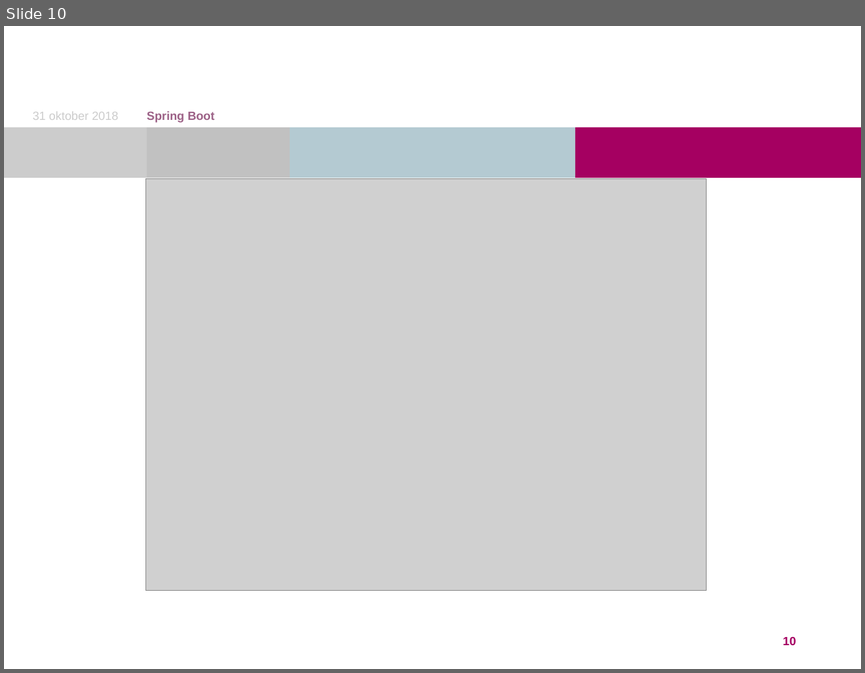
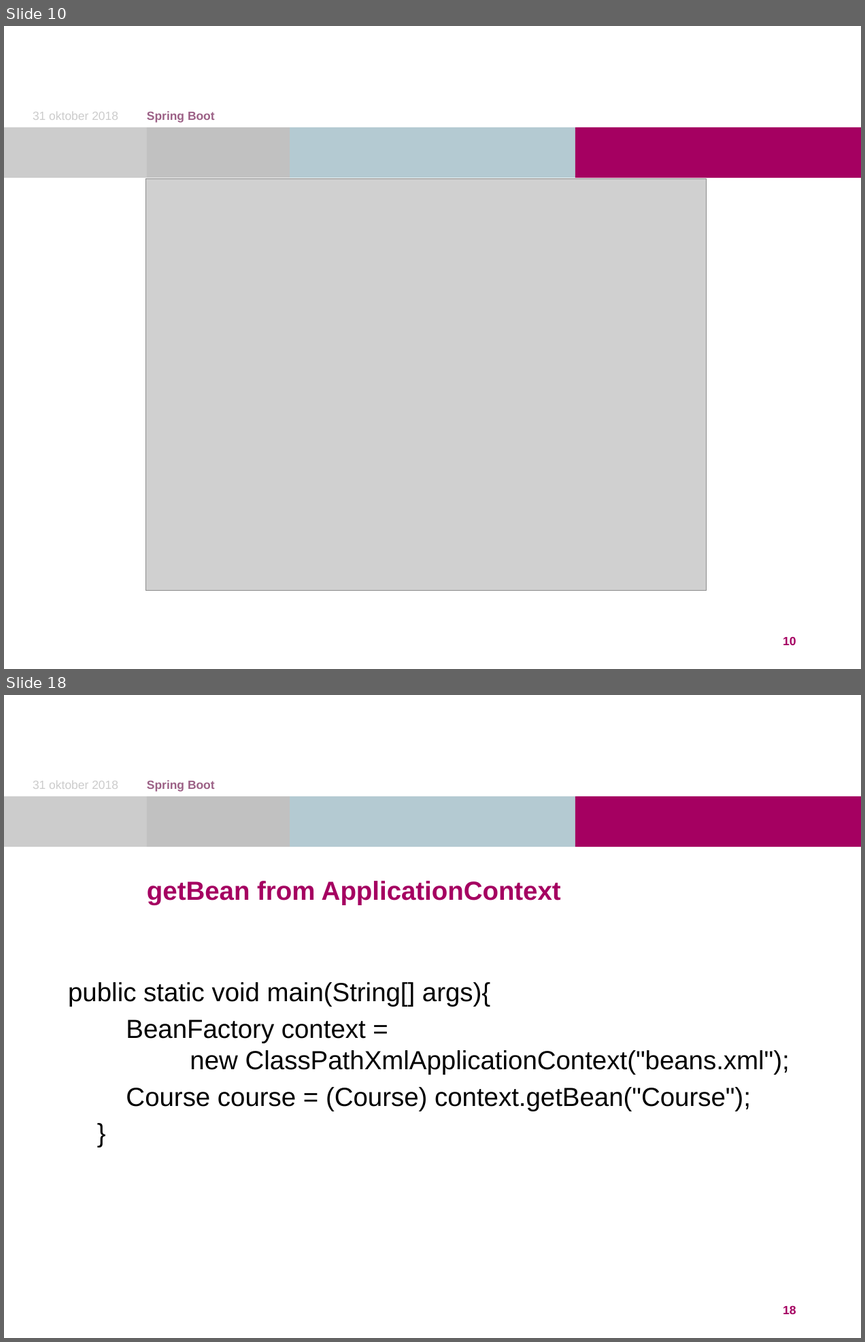
Before and after one commit to DutchDave/springboot-workshop, a slide deck: Spring Boot.pptx. Shown one above the other, each under a label of ours: slide 10 before the commit, slides 10 and 18 after it; the slides between them are not shown. The pictures are 865x673 and 865x1342 pixels, drawn with LibreOffice and Linux fonts; fonts in the diff are those of the drawing; grey boxes stand for pictures; background and template pictures are left out. Boxes give left, top, right and bottom in pixels: in the first picture for what was removed or moved away, otherwise in the second. Text is boxed around its words. In the diff, an @@ line names an element or a change of style, - is before the commit and + after.

```diff
--- a/Spring Boot.pptx
+++ b/Spring Boot.pptx
@@ slide 18 added at box(4, 695, 861, 1338), background #FFFFFF; not listed: 4 template elements that a slide beside it also shows @@
@@ text added at box(33, 781, 118, 789), 10 pt, text #CCCCCC @@
+31 oktober 2018
@@ text added at box(147, 780, 215, 792), 10 pt, text #9C6186, bold @@
+Spring Boot
@@ title added at box(147, 881, 561, 904), 22 pt, text #A50061, bold @@
+getBean from ApplicationContext
@@ text added at box(68, 982, 789, 1110), 22 pt, text #000000 @@
+public static void main(String[] args){
+BeanFactory context =
+new ClassPathXmlApplicationContext("beans.xml");
+Course course = (Course) context.getBean("Course");
+}
@@ page number added at box(783, 1305, 796, 1314), 10 pt, text #A50061, bold @@
+18
```
Also in this commit, not shown: 10 other slides added.
